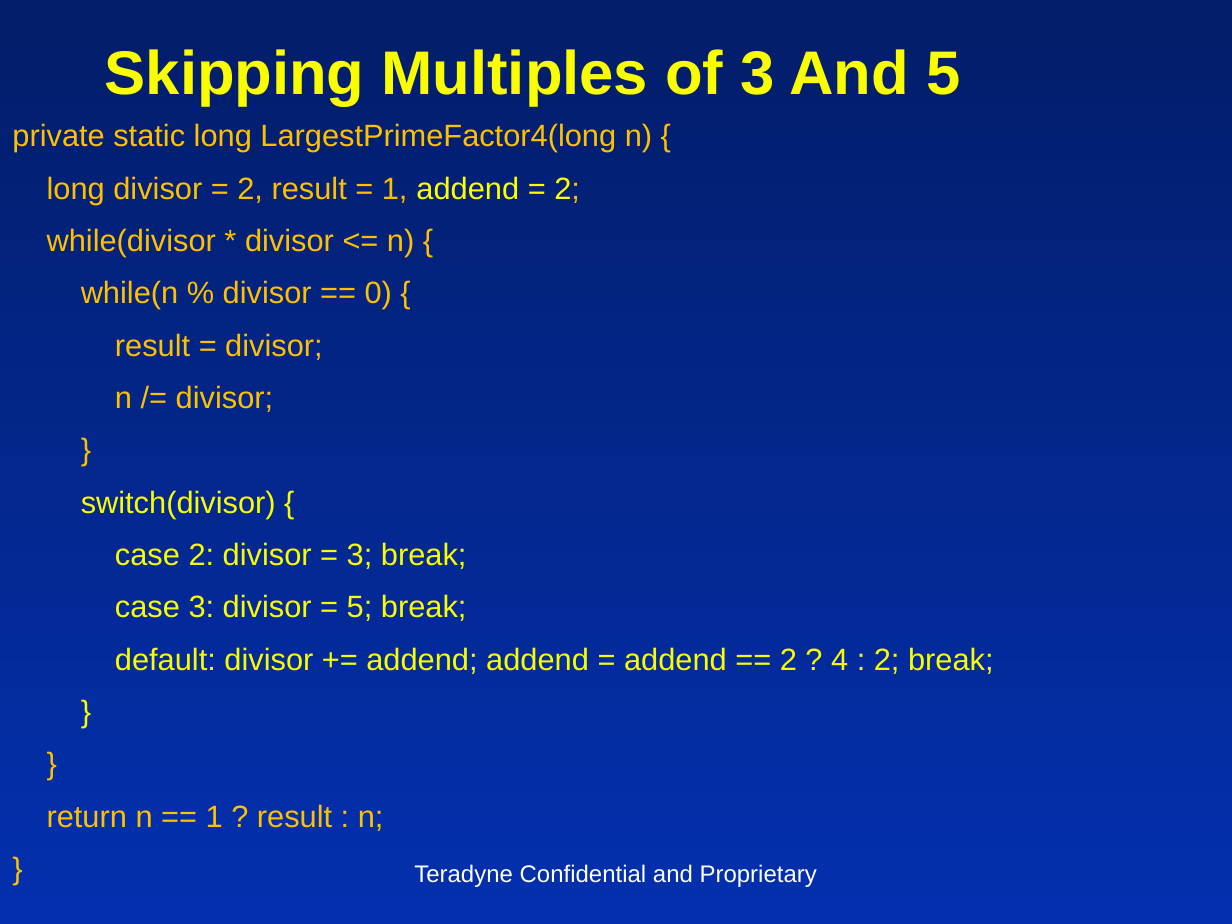
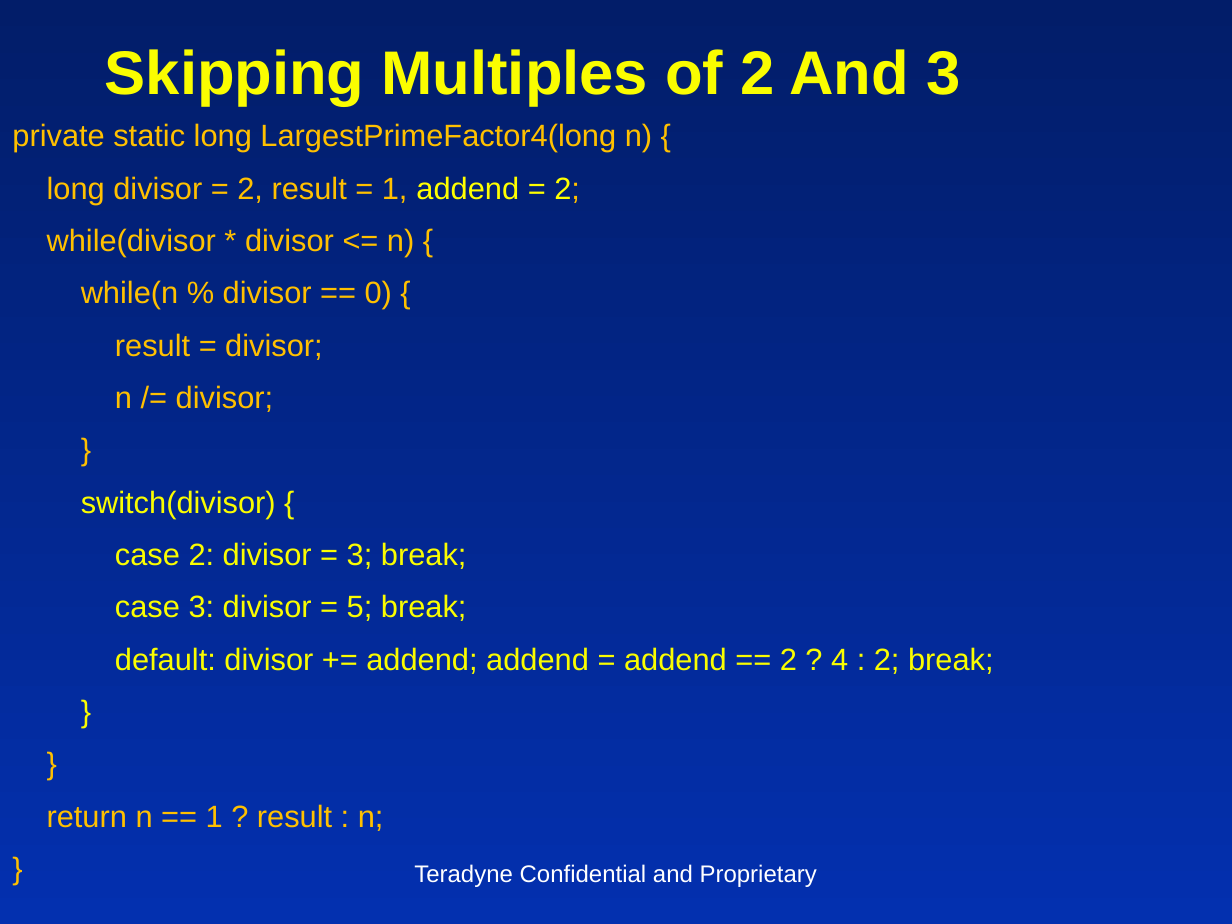
Before and after one commit to insideoutclub/Euler, a slide deck: slide 8 of FiveEasyPieces3.pptx. Drawn at 1232x924 pixels with LibreOffice and Linux fonts; fonts in the diff are those of the drawing. Boxes give left, top, right and bottom in pixels: in the first picture for what was removed or moved away, otherwise in the second. Text is boxed around its words. In the diff, an @@ line names an element or a change of style, - is before the commit and + after.

```diff
--- a/FiveEasyPieces3.pptx
+++ b/FiveEasyPieces3.pptx
@@ title at (105,49,960,106): text changed @@
-Skipping Multiples of 3 And 5
+Skipping Multiples of 2 And 3
```
Also in this commit, not shown: 2 other slides changed, 1 other file.
